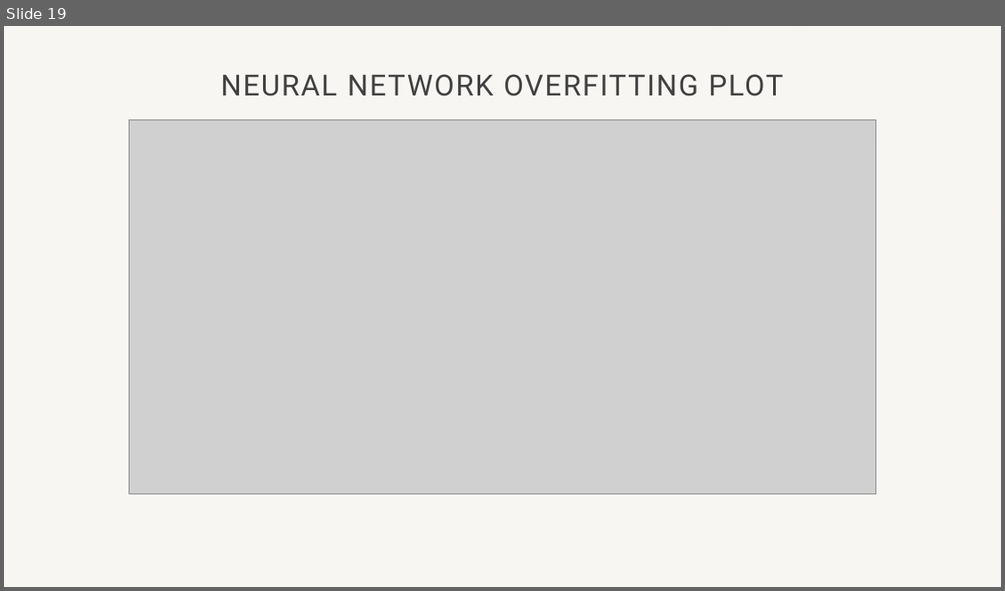
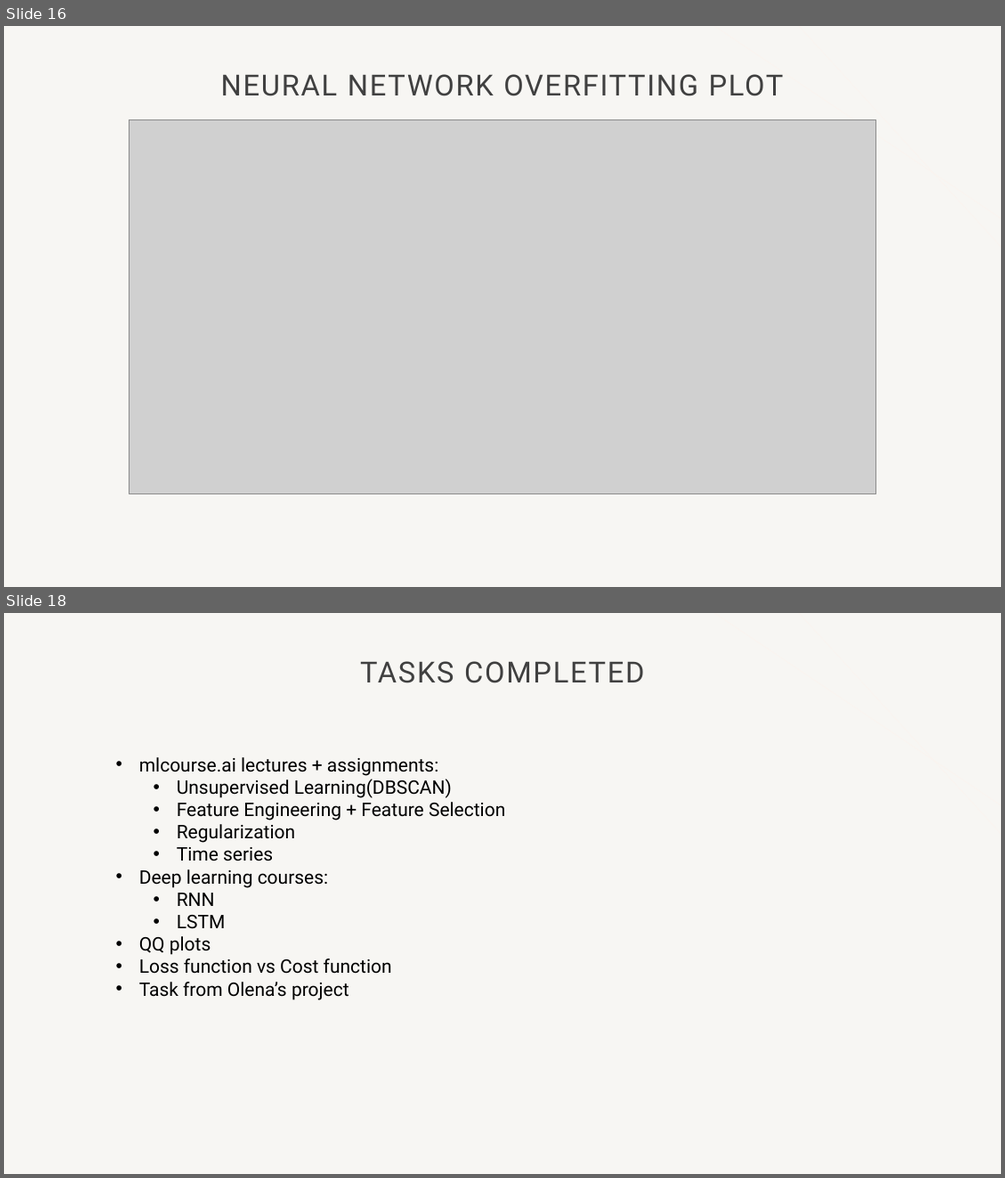
Before and after one commit to Vitalijs-Tickovs/Training_For_Accenture, a slide deck: Bike_Project/Mini project.pptx. Shown one above the other, each under a label of ours: slide 19 before the commit, slides 16 and 18 after it; the slides between them are not shown. The pictures are 1005x591 and 1005x1178 pixels, drawn with LibreOffice and Linux fonts; fonts in the diff are those of the drawing; grey boxes stand for pictures; background and template pictures are left out. Boxes give left, top, right and bottom in pixels: in the first picture for what was removed or moved away, otherwise in the second. Text is boxed around its words. In the diff, an @@ line names an element or a change of style, - is before the commit and + after.

```diff
--- a/Bike_Project/Mini project.pptx
+++ b/Bike_Project/Mini project.pptx
@@ slide 18 added at [4,613,1001,1174], background #F7F6F3; not listed: 2 template elements that a slide beside it also shows @@
@@ title added at [360,661,644,683], 28 pt, text #404040 @@
+TASKS COMPLETED
@@ text added at [139,757,505,1000], 18 pt, text #000000 @@
+• mlcourse.ai lectures + assignments:
+  • Unsupervised Learning(DBSCAN)
+  • Feature Engineering + Feature Selection
+  • Regularization
+  • Time series
+• Deep learning courses:
+  • RNN
+  • LSTM
+• QQ plots
+• Loss function vs Cost function
+• Task from Olena’s project
@@ what was slide 19 is now slide 16 @@
```
Also in this commit, not shown: 5 slides changed, 13 other slides added, 10 slides removed, 1 other file.
